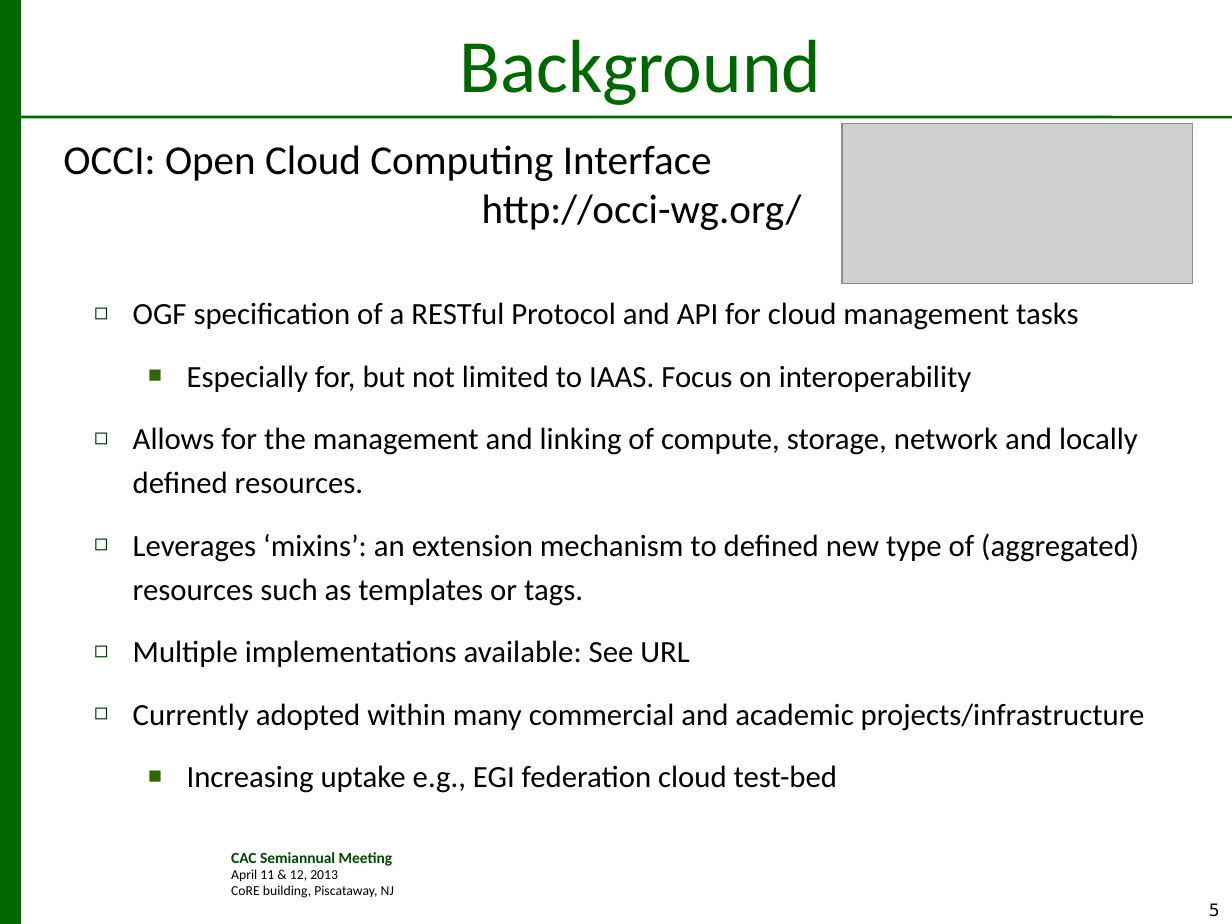
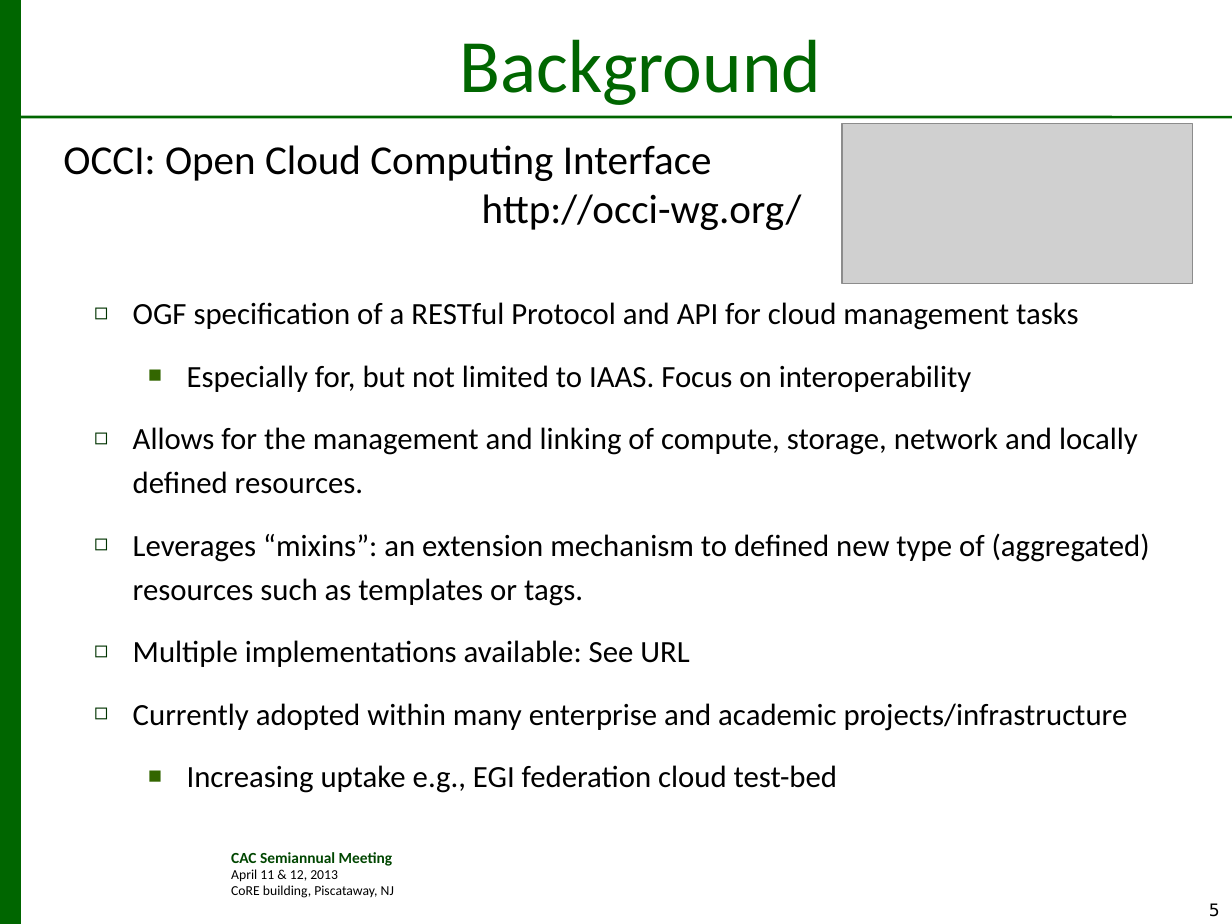
Before and after one commit to saga-project/presentations, a slide deck: slide 5 of cac-saga-occi.v1.1.ppt. Drawn at 1232x924 pixels with LibreOffice and Linux fonts; fonts in the diff are those of the drawing; grey boxes stand for pictures; background and template pictures are left out. Boxes give left, top, right and bottom in pixels: in the first picture for what was removed or moved away, otherwise in the second. Text is boxed around its words. In the diff, an @@ line names an element or a change of style, - is before the commit and + after.

```diff
--- a/cac-saga-occi.v1.1.ppt
+++ b/cac-saga-occi.v1.1.ppt
@@ text at (x1=133, y1=533, x2=1150, y2=606): text changed @@
-◻ Leverages ‘mixins’: an extension mechanism to defined new type of (aggregated) resources such as templates or tags.
+◻ Leverages “mixins”: an extension mechanism to defined new type of (aggregated) resources such as templates or tags.
@@ text at (x1=133, y1=703, x2=1128, y2=731): text changed @@
-◻ Currently adopted within many commercial and academic projects/infrastructure
+◻ Currently adopted within many enterprise and academic projects/infrastructure
```
Also in this commit, not shown: 11 other slides changed, 1 other file.
